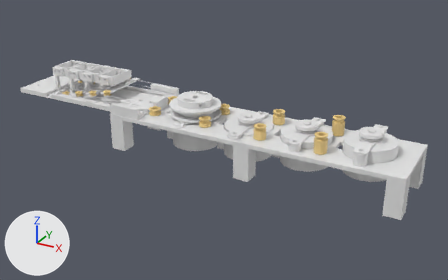
An edit to the Blender file Прототип.blend, drawn before and after from the same camera.
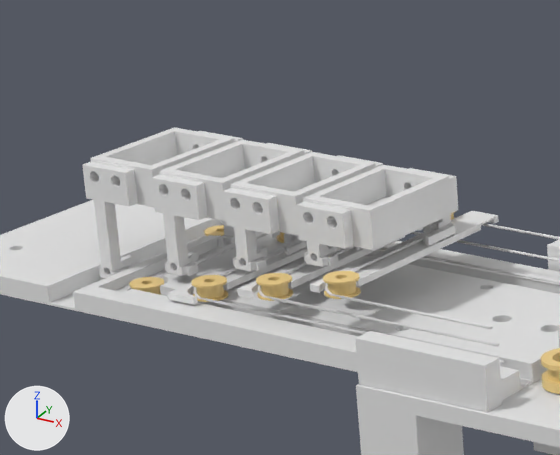
Each version is shown whole from a 50 mm camera at (396.1, -383.8, 176.5) aimed at (183.3, 3.1, -17.0), then close up on the part from 8% to 34% of the width and 12% to 46% of the height. Every picture has the same lights, and +X, +Y and +Z are marked at lower left. The last two pictures show the newer version.

Script lines for the objects in view, before the commit:
```python
ob_cabb2 = bpy.data.objects.new('cabB2', cu_cabb2)
ob_cabb2.location = (0.0, 0.0, 0.0)
ob_fin1a = bpy.data.objects.new('Fin1A', me_fin_f1_v9_001)
ob_fin1a.parent = ob_cart1
ob_fin1a.location = (0.0, 0.0, 0.0)
ob_fin1b = bpy.data.objects.new('Fin1B', me_fin_f1_v9_001)
ob_fin1b.parent = ob_cart1
ob_fin1b.location = (70.0, 0.0, 0.0)
ob_fin1b.rotation_euler = (0.0, 0.0, 3.142)  # degrees (0, 0, 180)
ob_fin2a = bpy.data.objects.new('Fin2A', me_fin_f2_v9_001)
ob_fin2a.parent = ob_cart2
ob_fin2a.location = (16.0, 0.0, 0.0)
ob_fin2b = bpy.data.objects.new('Fin2B', me_fin_f2_v9_001)
ob_fin2b.parent = ob_cart2
ob_fin2b.location = (86.0, 0.0, 0.0)
ob_fin2b.rotation_euler = (0.0, 0.0, 3.142)  # degrees (0, 0, 180)
ob_fin3a = bpy.data.objects.new('Fin3A', me_fin_f3_v9_001)
ob_fin3a.parent = ob_cart3
ob_fin3a.location = (32.0, 0.0, 0.0)
ob_fin3b = bpy.data.objects.new('Fin3B', me_fin_f3_v9_001)
ob_fin3b.parent = ob_cart3
ob_fin3b.location = (102.0, 0.0, 0.0)
ob_fin3b.rotation_euler = (0.0, 0.0, 3.142)  # degrees (0, 0, 180)
ob_fin4a = bpy.data.objects.new('Fin4A', me_fin_f4_v9_001)
ob_fin4a.parent = ob_cart4
ob_fin4a.location = (48.0, 0.0, 0.0)
ob_fin4b = bpy.data.objects.new('Fin4B', me_fin_f4_v9_001)
ob_fin4b.parent = ob_cart4
ob_fin4b.location = (118.0, 0.0, 0.0)
ob_fin4b.rotation_euler = (0.0, 0.0, 3.142)  # degrees (0, 0, 180)
# also in view: 'Cart3' at (67.0, 0.0, 19.7); 'cabB4' at (104.4, -4.4, 12.5); 'Liner3B' at (71.0, 2.0, 8.0); 'Rail_M' at (113.0, -27.2, 3.8); 'Liner2B' at (55.0, 2.0, 4.5)
```
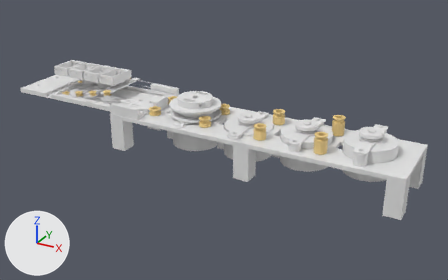
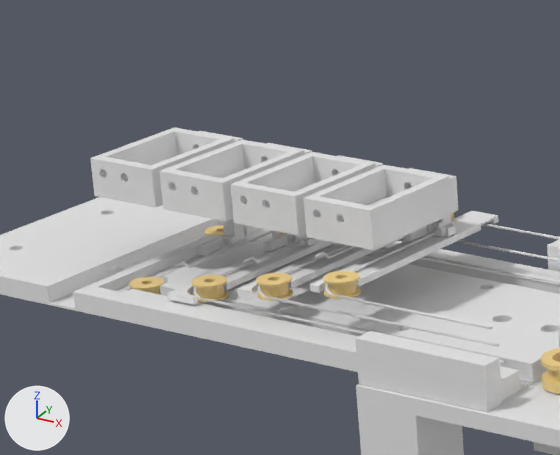
Location of each change, (x1, y1, x2, y2) in pixels of the close-ups (560 x 455 px; the box of a moved part takes in the faces that stretch with it):
```json
{"object": "Fin1A", "change": "deleted", "before": [82, 162, 138, 278]}
{"object": "Fin2A", "change": "deleted", "before": [152, 175, 208, 276]}
{"object": "Fin3A", "change": "deleted", "before": [223, 188, 280, 271]}
{"object": "Fin4A", "change": "deleted", "before": [296, 202, 353, 267]}
{"object": "Fin4B", "change": "reshaped", "before": [409, 168, 458, 246], "after": [403, 168, 458, 241]}
{"object": "Fin1B", "change": "reshaped", "before": [198, 131, 243, 253], "after": [196, 131, 247, 256]}
{"object": "Fin2B", "change": "reshaped", "before": [266, 143, 312, 255], "after": [263, 143, 316, 251], "on screen": "mostly hidden"}
{"object": "Fin3B", "change": "reshaped", "before": [338, 155, 383, 251], "after": [332, 155, 383, 246], "on screen": "mostly hidden"}
{"part": 1, "of": "me_fin_f1_v9_001", "change": "moved or reshaped", "before": [98, 237, 235, 275], "after": [196, 237, 246, 256]}
{"part": 2, "of": "me_fin_f2_v9_001", "change": "moved or reshaped", "before": [164, 233, 307, 276], "after": [263, 233, 316, 251]}
{"part": 3, "of": "me_fin_f3_v9_001", "change": "moved or reshaped", "before": [233, 245, 362, 271], "after": [332, 242, 344, 246], "on screen": "mostly hidden afterwards"}
{"part": 4, "of": "me_fin_f4_v9_001", "change": "moved or reshaped", "before": [304, 226, 452, 266], "after": [403, 225, 452, 241]}
```

Scene script edits in JSON lines:
```json
{"block": "me_fin_f1_v9_001", "where": "me_fin_f1_v9_001.from_pydata(...)  # 812 vertices, 1632 faces; spans x 28.0..38.0, y -13.2..-4.6, z 1.8..22.6"}
{"block": "me_fin_f1_v9_001", "where": "# used by ob_fin1b; parent = ob_cart1; location = (70.0, 0.0, 0.0); rotation_euler = (0.0, 0.0, 3.142), in degrees (0, 0, 180)"}
{"block": "me_fin_f1_v9_001", "change": "me_fin_f1_v9_001 part 1: 21 of 812 vertices moved; they spanned x 28.2..33.8, y -13.0..-4.6, z 1.8..3.3 and now span x 28.2..33.8, y -13.0..-4.6, z 1.8..3.3; mean shift (0.0, 0.0, 0.0); largest move (28.2, -4.6, 3.3) -> (28.9, -10.7, 3.3)"}
{"block": "me_fin_f2_v9_001", "where": "me_fin_f2_v9_001.from_pydata(...)  # 812 vertices, 1632 faces; spans x 28.0..38.0, y -13.2..-4.6, z 5.3..22.6"}
{"block": "me_fin_f2_v9_001", "where": "# used by ob_fin2b; parent = ob_cart2; location = (86.0, 0.0, 0.0); rotation_euler = (0.0, 0.0, 3.142), in degrees (0, 0, 180)"}
{"block": "me_fin_f2_v9_001", "change": "me_fin_f2_v9_001 part 2: 21 of 812 vertices moved; they spanned x 28.2..33.8, y -13.0..-4.6, z 5.3..6.8 and now span x 28.2..33.8, y -13.0..-4.6, z 5.3..6.8; mean shift (0.0, 0.0, 0.0); largest move (28.2, -4.6, 6.8) -> (28.9, -10.7, 6.8)"}
{"block": "me_fin_f3_v9_001", "where": "me_fin_f3_v9_001.from_pydata(...)  # 812 vertices, 1632 faces; spans x 28.0..38.0, y -13.2..-4.6, z 8.8..22.6"}
{"block": "me_fin_f3_v9_001", "where": "# used by ob_fin3b; parent = ob_cart3; location = (102.0, 0.0, 0.0); rotation_euler = (0.0, 0.0, 3.142), in degrees (0, 0, 180)"}
{"block": "me_fin_f3_v9_001", "change": "me_fin_f3_v9_001 part 3: 21 of 812 vertices moved; they spanned x 28.25..33.75, y -12.96..-4.6, z 8.8..10.3 and now span x 28.25..33.75, y -12.96..-4.6, z 8.8..10.3; mean shift (0.01, 0.0, 0.0); largest move (28.25, -4.6, 10.3) -> (28.92, -10.74, 10.3)"}
{"block": "me_fin_f4_v9_001", "where": "me_fin_f4_v9_001.from_pydata(...)  # 812 vertices, 1632 faces; spans x 28.0..38.0, y -13.2..-4.6, z 12.3..22.6"}
{"block": "me_fin_f4_v9_001", "where": "# used by ob_fin4b; parent = ob_cart4; location = (118.0, 0.0, 0.0); rotation_euler = (0.0, 0.0, 3.142), in degrees (0, 0, 180)"}
{"block": "me_fin_f4_v9_001", "change": "me_fin_f4_v9_001 part 4: 21 of 812 vertices moved; they spanned x 28.25..33.75, y -12.96..-4.6, z 12.3..13.8 and now span x 28.25..33.75, y -12.96..-4.6, z 12.3..13.8; mean shift (0.01, 0.0, 0.0); largest move (28.25, -4.6, 13.8) -> (28.92, -10.74, 13.8)"}
{"op": "remove", "block": "ob_fin1a", "code": ["ob_fin1a = bpy.data.objects.new('Fin1A', me_fin_f1_v9_001)", "ob_fin1a.parent = ob_cart1", "ob_fin1a.location = (0.0, 0.0, 0.0)"]}
{"op": "remove", "block": "ob_fin2a", "code": ["ob_fin2a = bpy.data.objects.new('Fin2A', me_fin_f2_v9_001)", "ob_fin2a.parent = ob_cart2", "ob_fin2a.matrix_parent_inverse = Matrix(((1.0, 0.0, 0.0, -16.0), (0.0, 1.0, 0.0, 0.0), (0.0, 0.0, 1.0, 0.0), (0.0, 0.0, 0.0, 1.0)))", "ob_fin2a.location = (16.0, 0.0, 0.0)"]}
{"op": "remove", "block": "ob_fin3a", "code": ["ob_fin3a = bpy.data.objects.new('Fin3A', me_fin_f3_v9_001)", "ob_fin3a.parent = ob_cart3", "ob_fin3a.matrix_parent_inverse = Matrix(((1.0, 0.0, 0.0, -32.0), (0.0, 1.0, 0.0, 0.0), (0.0, 0.0, 1.0, 0.0), (0.0, 0.0, 0.0, 1.0)))", "ob_fin3a.location = (32.0, 0.0, 0.0)"]}
{"op": "remove", "block": "ob_fin4a", "code": ["ob_fin4a = bpy.data.objects.new('Fin4A', me_fin_f4_v9_001)", "ob_fin4a.parent = ob_cart4", "ob_fin4a.matrix_parent_inverse = Matrix(((1.0, 0.0, 0.0, -48.0), (0.0, 1.0, 0.0, 0.0), (0.0, 0.0, 1.0, 0.0), (0.0, 0.0, 0.0, 1.0)))", "ob_fin4a.location = (48.0, 0.0, 0.0)"]}
```
